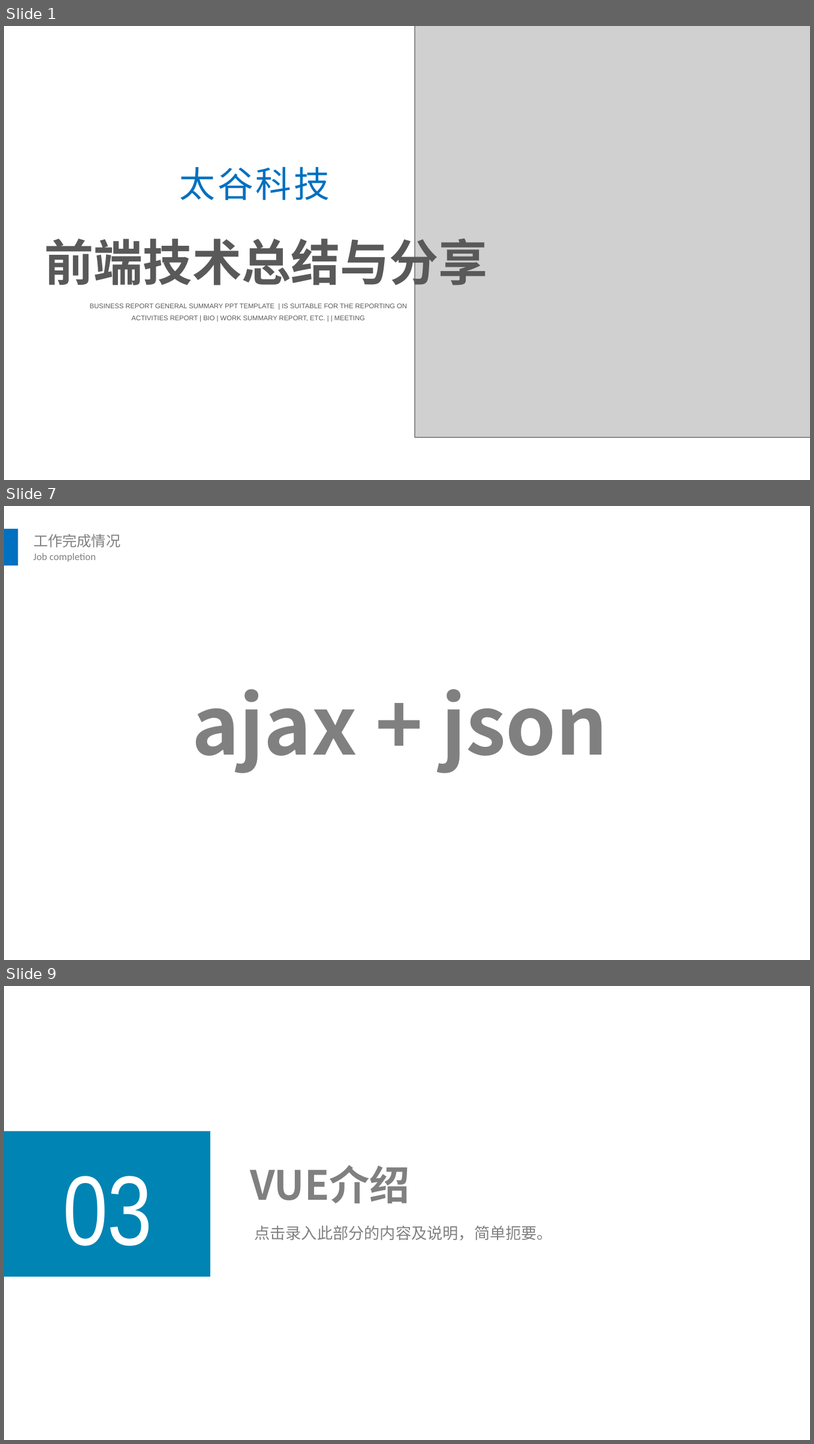
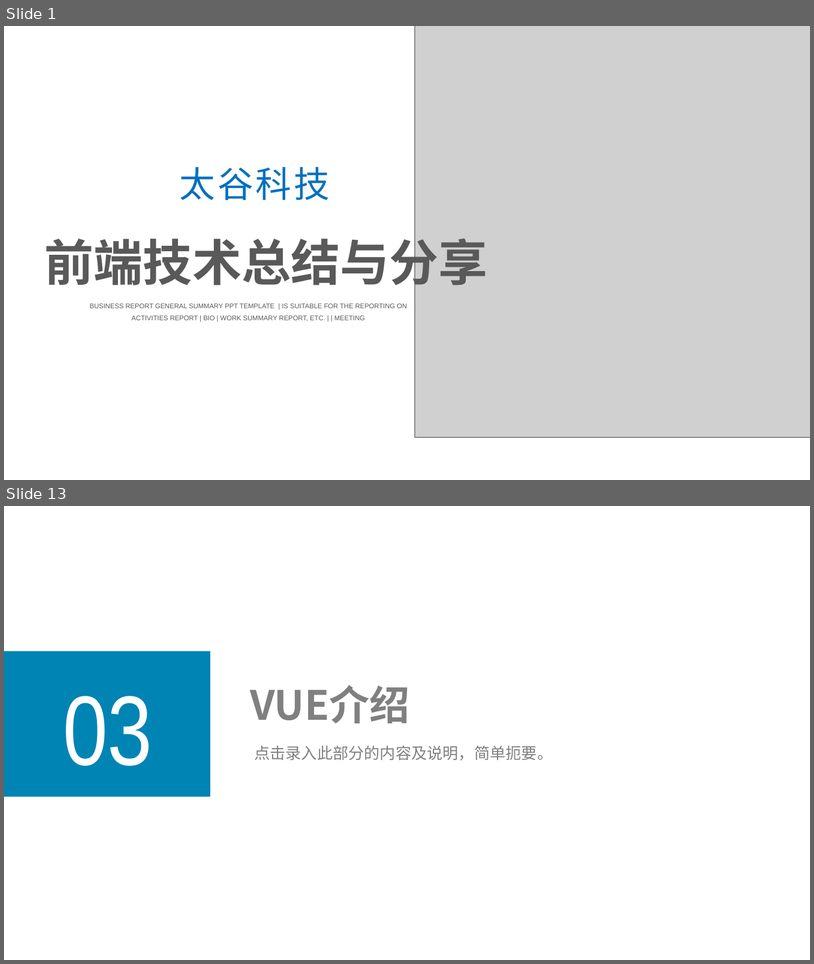
Before and after one commit to linda1212/FrontEndStack, a slide deck: 带你了解前端.pptx. Shown one above the other, each under a label of ours: slides 1, 7 and 9 before the commit, slides 1 and 13 after it; the slides between them are not shown. The pictures are 814x1444 and 814x964 pixels, drawn with LibreOffice and Linux fonts; fonts in the diff are those of the drawing; grey boxes stand for pictures. Boxes give left, top, right and bottom in pixels: in the first picture for what was removed or moved away, otherwise in the second. Text is boxed around its words. In the diff, an @@ line names an element or a change of style, - is before the commit and + after.

```diff
--- a/带你了解前端.pptx
+++ b/带你了解前端.pptx
@@ slide 7 removed at [4,506,810,960], background #FFFFFF @@
@@ rectangle removed at [4,529,18,565] @@
@@ text removed at [33,534,120,547] @@
-工作完成情况
@@ text removed at [33,553,96,562] @@
-Job completion
@@ text removed at [192,689,608,773] @@
-ajax + json
@@ what was slide 9 is now slide 13 @@
```
Also in this commit, not shown: 5 slides changed, 7 slides added, 2 other slides removed, 2 other files.
